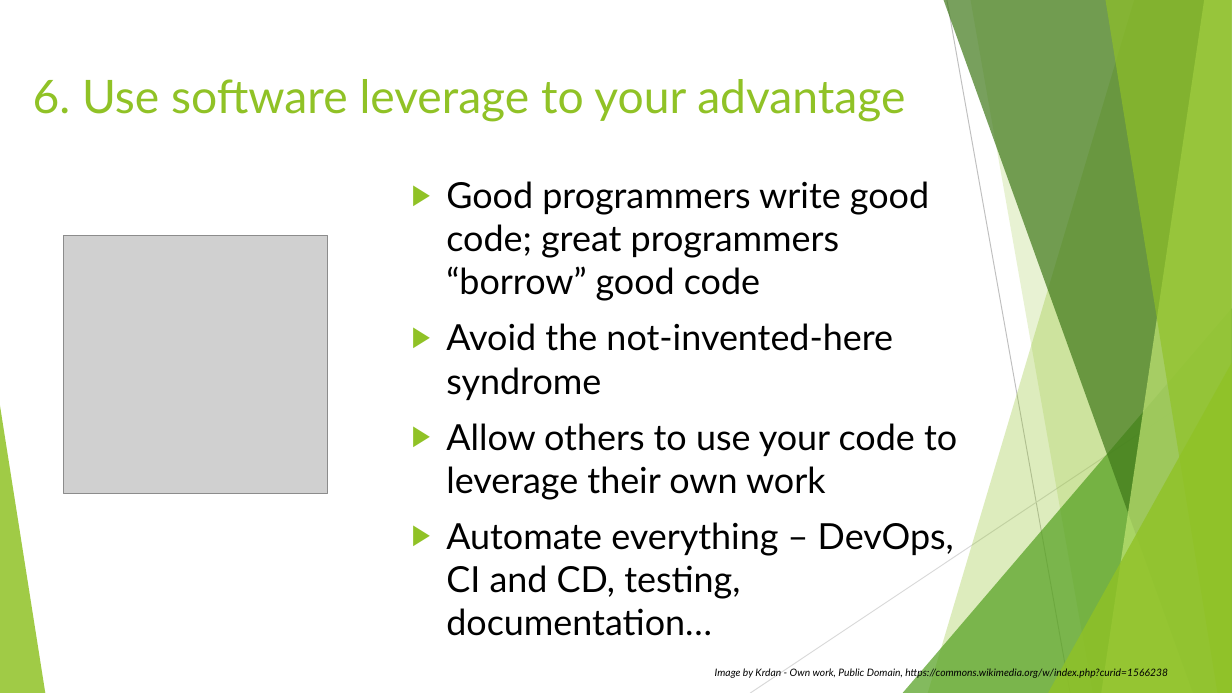
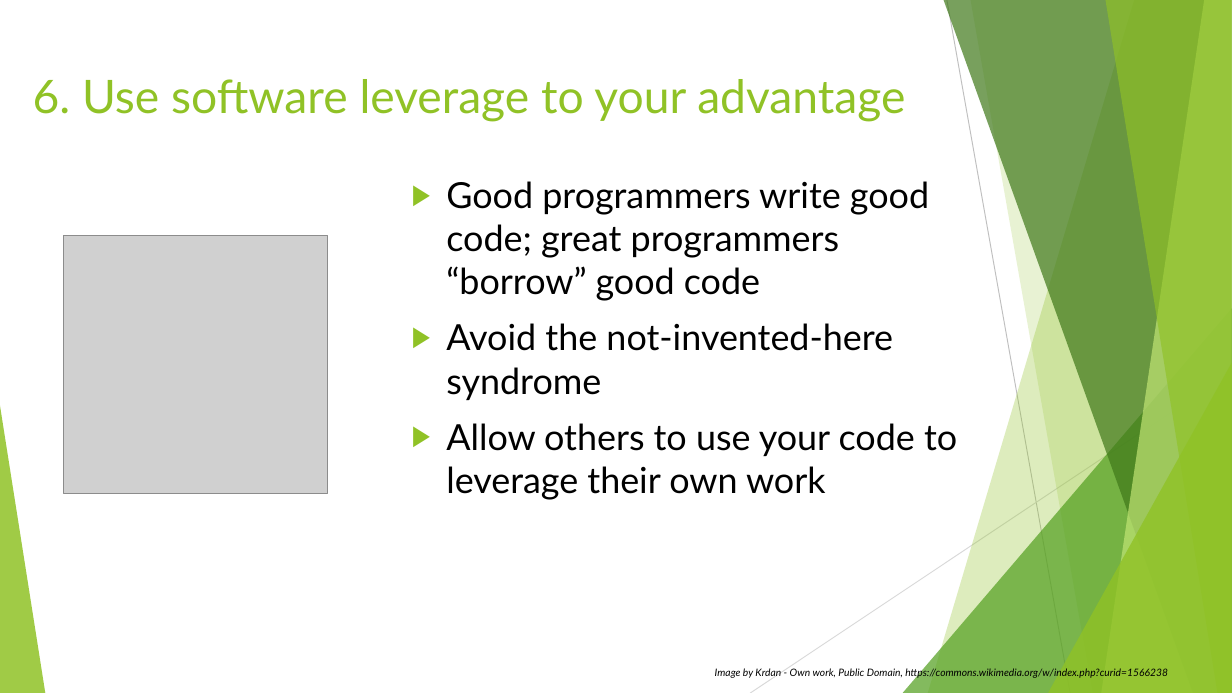
Before and after one commit to rudderfeet/the-unix-philosophy, a slide deck: slide 12 of The Unix Philosophy - Attributed - 2021-01-13.pptx. Drawn at 1232x693 pixels with LibreOffice and Linux fonts; fonts in the diff are those of the drawing; grey boxes stand for pictures. Boxes give left, top, right and bottom in pixels: in the first picture for what was removed or moved away, otherwise in the second. Text is boxed around its words. In the diff, an @@ line names an element or a change of style, - is before the commit and + after.

```diff
--- a/The Unix Philosophy - Attributed - 2021-01-13.pptx
+++ b/The Unix Philosophy - Attributed - 2021-01-13.pptx
@@ text at (x1=446, y1=522, x2=954, y2=636): paragraph removed @@
-▶ Automate everything – DevOps, CI and CD, testing, documentation…
```
Also in this commit, not shown: 12 other slides changed.
